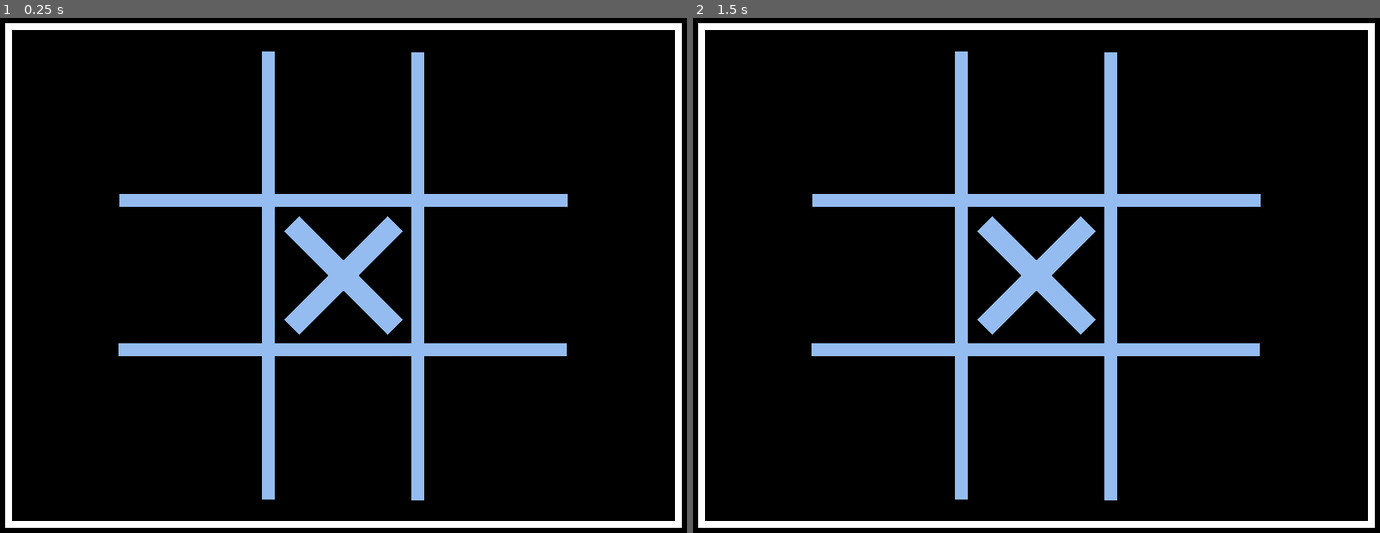
Above: before the commit, frames 1-2 (left to right).
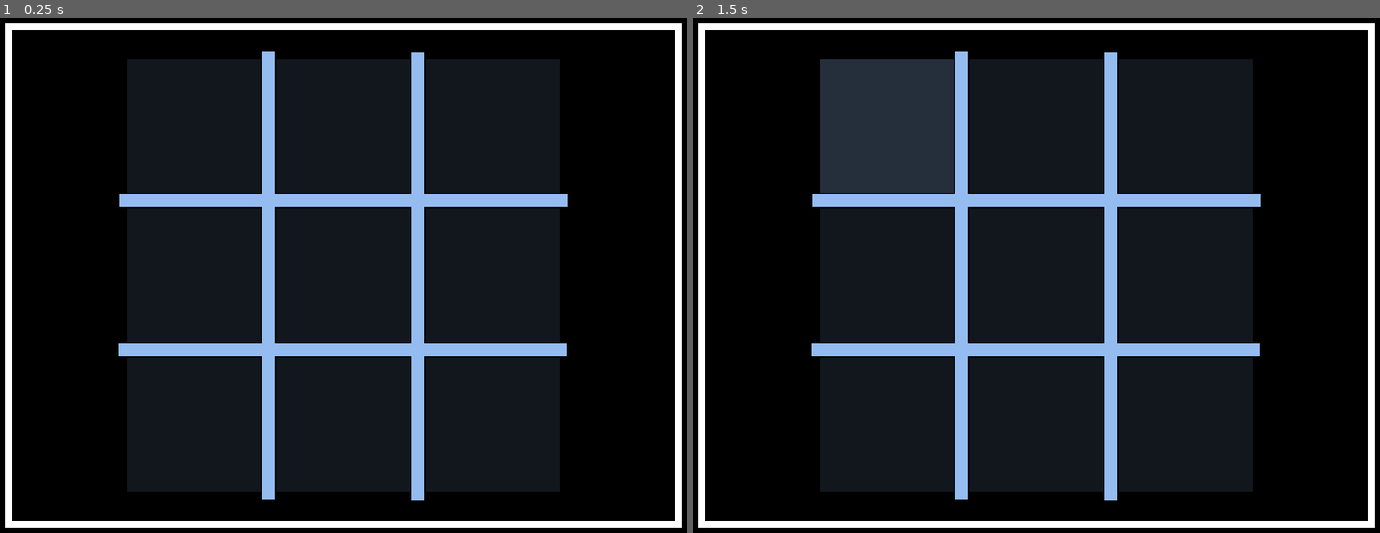
Above: after the commit, the same moments.

Repository: joshuafolkken/tic-tac-toe
Game: Godot game, scene res://main.tscn
Same seed, same stepped clock (60 frames per second), same inputs: the game is played once before the commit and once after it.
Inputs (mouse positions are in pixels of both pictures, inside the frame that each line leads up to):
- Up to frame 1 (0.25 s): no input
- Up to frame 2 (1.5 s): click (885, 126) at 0.52 s; click (885, 126) at 1.27 s

The runs differ from the first frame. In frame 1, 46% of the frame differs, in the area x 18-82%, y 8-92%; in frame 2, 46%.

Commit message:
Buttons #37

Diff:
--- /dev/null
+++ b/cell_button.tscn
@@ -0,0 +1,21 @@
+[gd_scene load_steps=5 format=3 uid="uid://vp62gro2lhae"]
+
+[sub_resource type="StyleBoxEmpty" id="StyleBoxEmpty_m1rbc"]
+
+[sub_resource type="StyleBoxFlat" id="StyleBoxFlat_44ba4"]
+bg_color = Color(0.580392, 0.737255, 0.941176, 0.25098)
+
+[sub_resource type="StyleBoxFlat" id="StyleBoxFlat_fc2yo"]
+bg_color = Color(0.580392, 0.737255, 0.941176, 0.501961)
+
+[sub_resource type="StyleBoxFlat" id="StyleBoxFlat_p4m18"]
+bg_color = Color(0.580392, 0.737255, 0.941176, 0.12549)
+
+[node name="CellButton" type="Button"]
+offset_right = 156.0
+offset_bottom = 156.0
+mouse_default_cursor_shape = 2
+theme_override_styles/focus = SubResource("StyleBoxEmpty_m1rbc")
+theme_override_styles/hover = SubResource("StyleBoxFlat_44ba4")
+theme_override_styles/pressed = SubResource("StyleBoxFlat_fc2yo")
+theme_override_styles/normal = SubResource("StyleBoxFlat_p4m18")
--- /dev/null
+++ b/cell_button_2d.tscn
@@ -0,0 +1,7 @@
+[gd_scene load_steps=2 format=3 uid="uid://cyj6tu264upor"]
+
+[ext_resource type="PackedScene" uid="uid://vp62gro2lhae" path="res://cell_button.tscn" id="1_x6uef"]
+
+[node name="CellButton2D" type="Node2D"]
+
+[node name="CellButton" parent="." instance=ExtResource("1_x6uef")]
--- /dev/null
+++ b/cell_line.tscn
@@ -0,0 +1,13 @@
+[gd_scene load_steps=2 format=3 uid="uid://btxrxaqdr1r3n"]
+
+[ext_resource type="PackedScene" uid="uid://cyj6tu264upor" path="res://cell_button_2d.tscn" id="1_pfcak"]
+
+[node name="CellLine" type="Node2D"]
+
+[node name="Button0" parent="." instance=ExtResource("1_pfcak")]
+
+[node name="Button1" parent="." instance=ExtResource("1_pfcak")]
+position = Vector2(174, 0)
+
+[node name="Button2" parent="." instance=ExtResource("1_pfcak")]
+position = Vector2(348, 2.08165e-12)
--- /dev/null
+++ b/cells.tscn
@@ -0,0 +1,13 @@
+[gd_scene load_steps=2 format=3 uid="uid://dxenlckbrd3fb"]
+
+[ext_resource type="PackedScene" uid="uid://btxrxaqdr1r3n" path="res://cell_line.tscn" id="1_1sw8d"]
+
+[node name="Cells" type="Node2D"]
+
+[node name="CellLine0" parent="." instance=ExtResource("1_1sw8d")]
+
+[node name="CellLine1" parent="." instance=ExtResource("1_1sw8d")]
+position = Vector2(2.08165e-12, 174)
+
+[node name="CellLine2" parent="." instance=ExtResource("1_1sw8d")]
+position = Vector2(2.08165e-12, 348)
--- a/circle.gd
+++ b/circle.gd
@@ -1,4 +1,4 @@
-@tool
+#@tool
 extends Node2D
 
 @export var radius := 58.0
--- a/main.tscn
+++ b/main.tscn
@@ -1,8 +1,9 @@
-[gd_scene load_steps=4 format=3 uid="uid://cuvea3u35e65l"]
+[gd_scene load_steps=5 format=3 uid="uid://cuvea3u35e65l"]
 
 [ext_resource type="PackedScene" uid="uid://dmryi85504aks" path="res://board.tscn" id="1_ck7lo"]
 [ext_resource type="PackedScene" uid="uid://dtlfjw3cxon5k" path="res://circle.tscn" id="2_3f3yw"]
 [ext_resource type="PackedScene" uid="uid://c6m15et87wo6l" path="res://cross.tscn" id="3_dxbgj"]
+[ext_resource type="PackedScene" uid="uid://dxenlckbrd3fb" path="res://cells.tscn" id="4_yfwbp"]
 
 [node name="Main" type="Node"]
 
@@ -18,3 +19,7 @@
 [node name="Circle" parent="." instance=ExtResource("2_3f3yw")]
 
 [node name="Cross" parent="." instance=ExtResource("3_dxbgj")]
+visible = false
+
+[node name="Cells" parent="." instance=ExtResource("4_yfwbp")]
+position = Vector2(148, 48)
